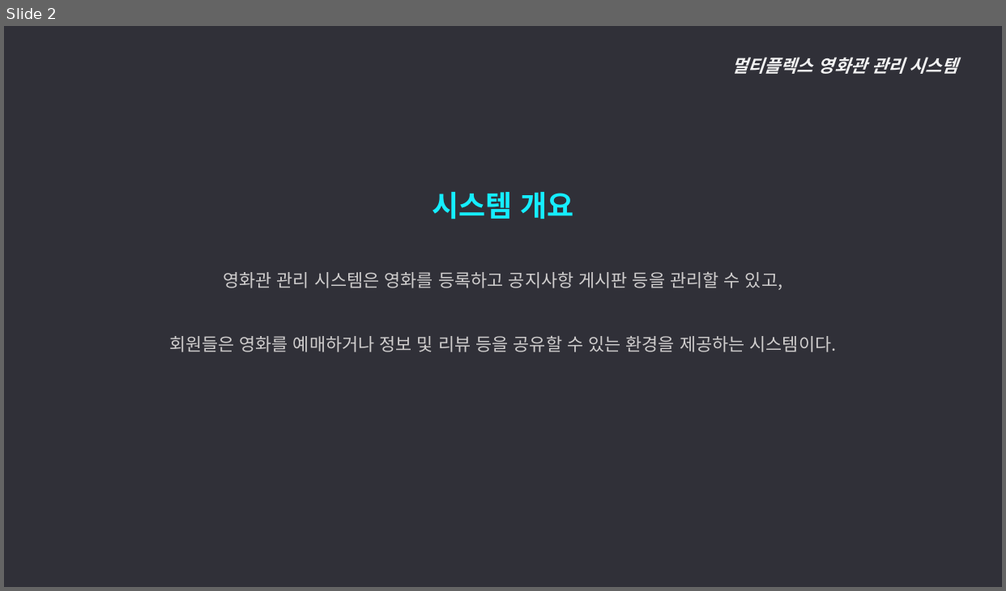
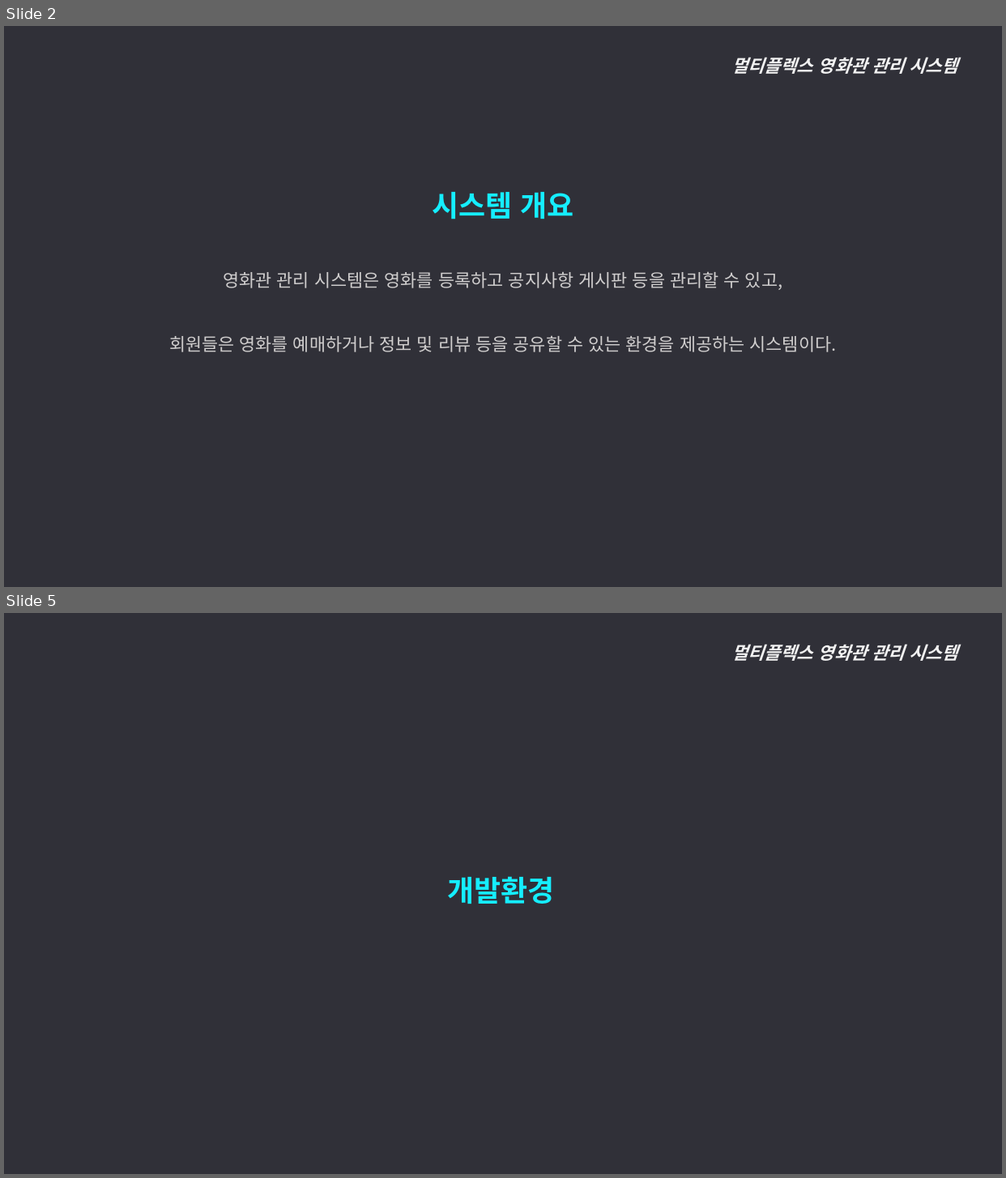
Before and after one commit to ywc-412/MultiplexTeamProject, a slide deck: 개발문서/2조 개요, 요구사항, 메뉴구조도.pptx. Shown one above the other, each under a label of ours: slide 2 before the commit, slides 2 and 5 after it; the slides between them are not shown. The pictures are 1006x591 and 1006x1178 pixels, drawn with LibreOffice and Linux fonts; fonts in the diff are those of the drawing. Boxes give left, top, right and bottom in pixels: in the first picture for what was removed or moved away, otherwise in the second. Text is boxed around its words. In the diff, an @@ line names an element or a change of style, - is before the commit and + after.

```diff
--- a/개발문서/2조 개요, 요구사항, 메뉴구조도.pptx
+++ b/개발문서/2조 개요, 요구사항, 메뉴구조도.pptx
@@ slide 5 added at (4, 613, 1002, 1174), background #303038 @@
@@ text added at (731, 644, 958, 661), 17 pt, text #F2F2F2, bold, italic @@
+멀티플렉스 영화관 관리 시스템
@@ text added at (448, 876, 555, 904), 28 pt, text #15EEFF, bold @@
+개발환경
```
Also in this commit, not shown: 1 slide changed, 10 other slides added.
